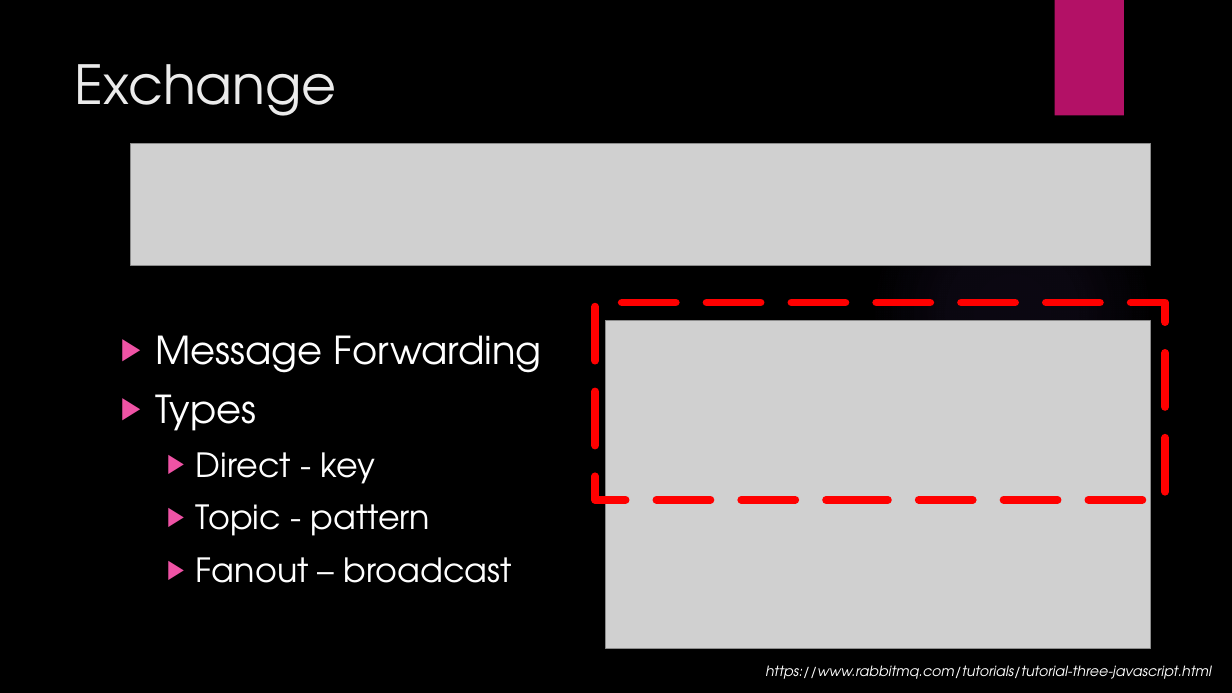
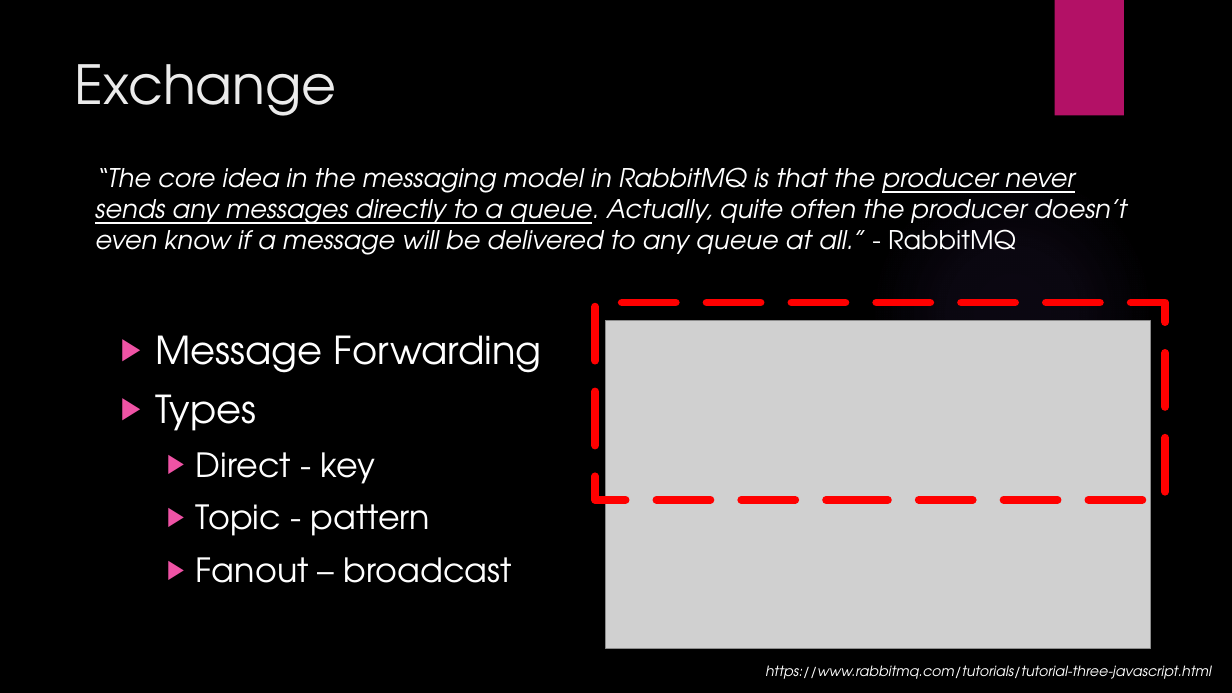
Before and after one commit to ryaovan/rabbitmq-tutorial, a slide deck: slide 8 of Rabbitmq lecture.pptx. Drawn at 1232x693 pixels with LibreOffice and Linux fonts; fonts in the diff are those of the drawing; grey boxes stand for pictures; background and template pictures are left out. Boxes give left, top, right and bottom in pixels: in the first picture for what was removed or moved away, otherwise in the second. Text is boxed around its words. In the diff, an @@ line names an element or a change of style, - is before the commit and + after.

```diff
--- a/Rabbitmq lecture.pptx
+++ b/Rabbitmq lecture.pptx
@@ picture removed at [130, 143, 1151, 266] @@
@@ text added at [95, 167, 1127, 255], 20 pt, text #FFFFFF, italic @@
+“The core idea in the messaging model in RabbitMQ is that the producer never sends any messages directly to a queue. Actually, quite often the producer doesn’t even know if a message will be delivered to any queue at all.” - RabbitMQ
```
Also in this commit, not shown: 16 other slides changed, 6 slides added, 2 slides removed, 5 other files.
